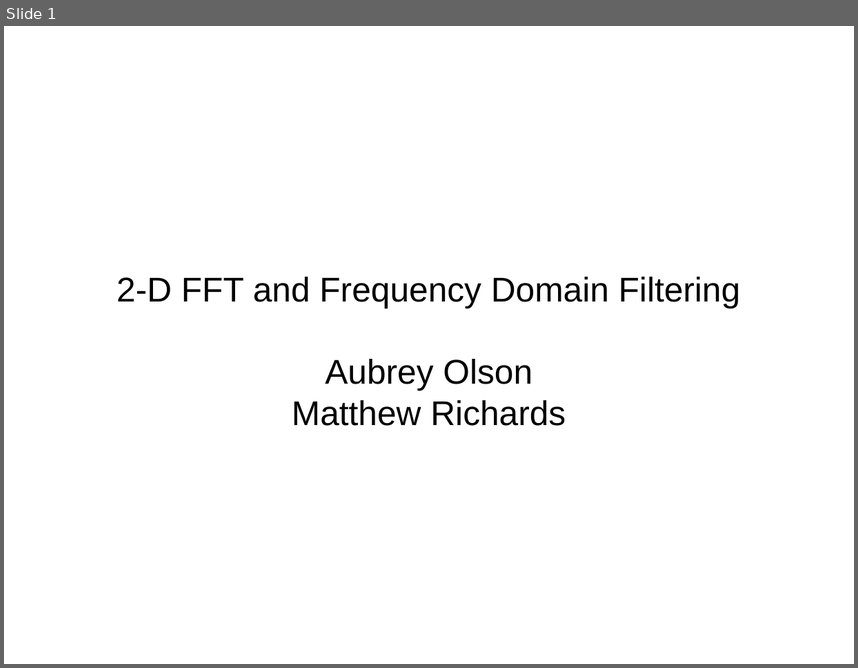
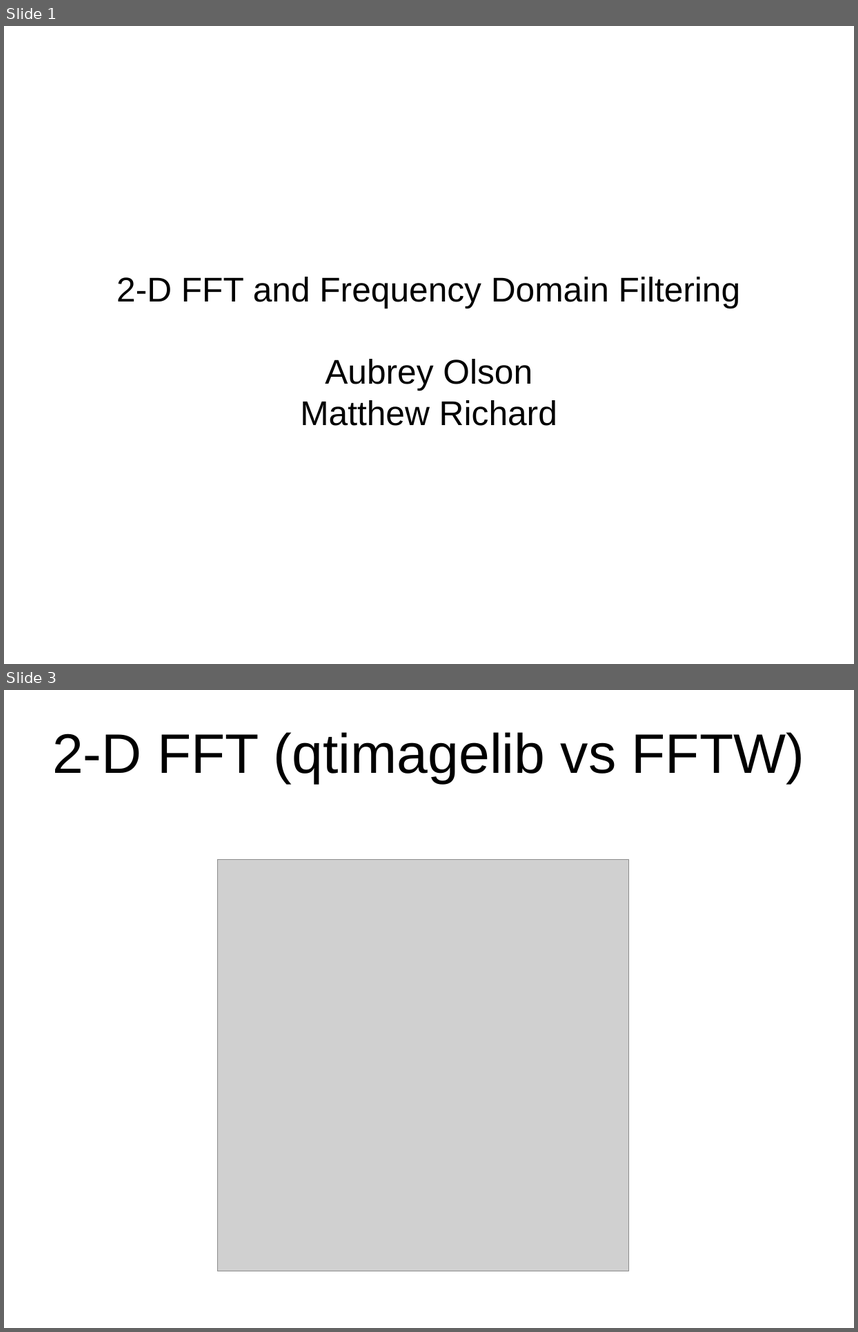
Before and after one commit to aubskibob/FFT, a slide deck: Presentation.odp. Shown one above the other, each under a label of ours: slide 1 before the commit, slides 1 and 3 after it; the slides between them are not shown. The pictures are 858x668 and 858x1332 pixels, drawn with LibreOffice and Linux fonts; fonts in the diff are those of the drawing; grey boxes stand for pictures; background and template pictures are left out. Boxes give left, top, right and bottom in pixels: in the first picture for what was removed or moved away, otherwise in the second. Text is boxed around its words. In the diff, an @@ line names an element or a change of style, - is before the commit and + after.

```diff
--- a/Presentation.odp
+++ b/Presentation.odp
@@ slide 3 added at [4, 690, 854, 1328], background picture (left out) @@
@@ title added at [52, 732, 804, 782], 51.9 pt, text #000000 @@
+2-D FFT (qtimagelib vs FFTW)
@@ picture added at [218, 860, 629, 1271] @@
@@ slide 1 changed as well @@
@@ subtitle at [300, 400, 557, 426]: text changed @@
-Matthew Richards
+Matthew Richard
```
Also in this commit, not shown: 1 other slide changed, 10 other slides added.
